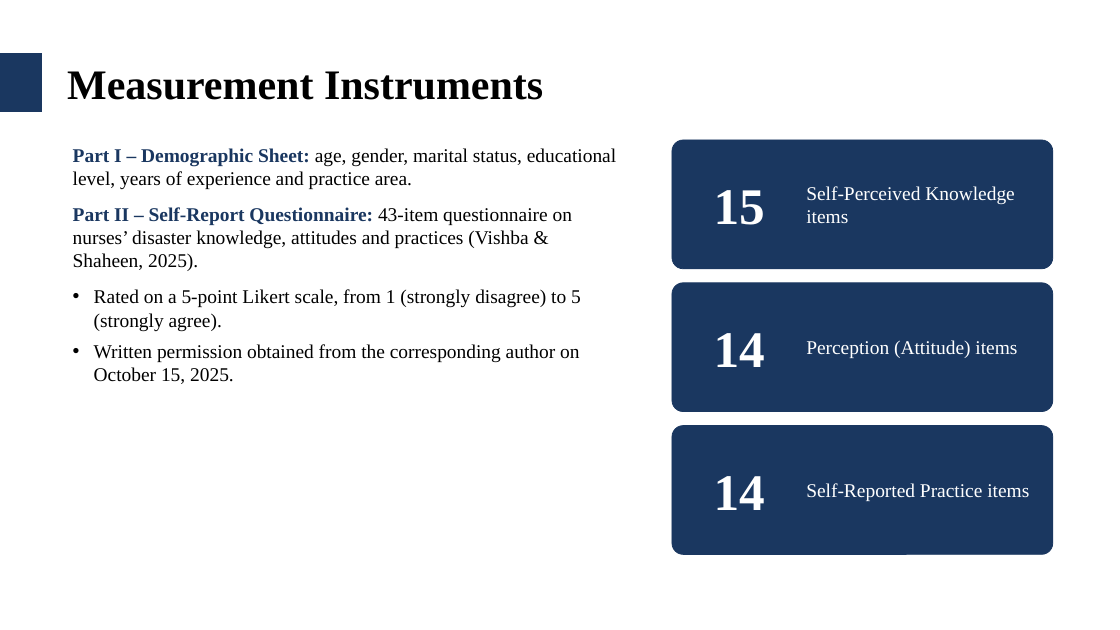
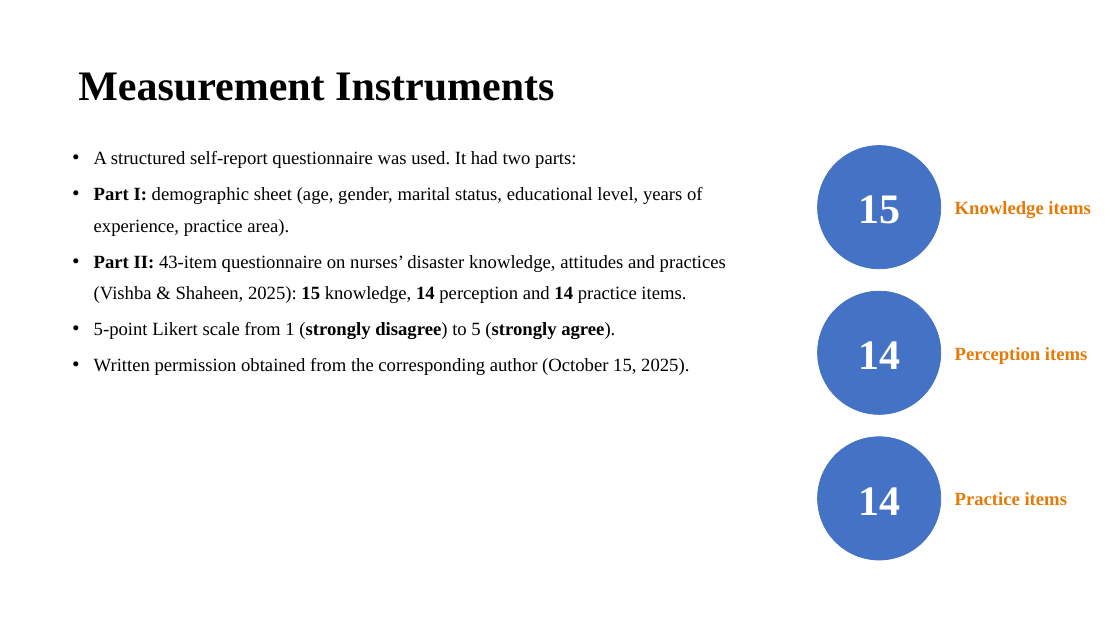
Before and after one commit to alinoshiliabunader-arch/CIPC, a slide deck: slide 16 of Samirah_Alkhaldi_Thesis_Defense.pptx. Drawn at 1120x630 pixels with LibreOffice and Linux fonts; fonts in the diff are those of the drawing; background and template pictures are left out. Boxes give left, top, right and bottom in pixels: in the first picture for what was removed or moved away, otherwise in the second. Text is boxed around its words. In the diff, an @@ line names an element or a change of style, - is before the commit and + after.

```diff
--- a/Samirah_Alkhaldi_Thesis_Defense.pptx
+++ b/Samirah_Alkhaldi_Thesis_Defense.pptx
@@ rectangle removed at [0, 53, 42, 112] @@
@@ text "Measurement Instruments": place and size @@
-text "Measurement Instruments" at [67, 71, 543, 100]
+text "Measurement Instruments" at [78, 72, 554, 101]
@@ text "15": place and size @@
-text "15" at [714, 190, 765, 225]
+text "15" at [858, 195, 900, 224]
@@ ellipse: place and size @@
-ellipse at [672, 140, 1053, 269]
+ellipse at [818, 146, 941, 269]
@@ text at [94, 151, 726, 375]: text changed; size 25 to 24 pt @@
-Part I – Demographic Sheet: age, gender, marital status, educational level, years of experience and practice area.
-Part II – Self-Report Questionnaire: 43-item questionnaire on nurses’ disaster knowledge, attitudes and practices (Vishba & Shaheen, 2025).
-• Rated on a 5-point Likert scale, from 1 (strongly disagree) to 5 (strongly agree).
-• Written permission obtained from the corresponding author on October 15, 2025.
+• A structured self-report questionnaire was used. It had two parts:
+• Part I: demographic sheet (age, gender, marital status, educational level, years of experience, practice area).
+• Part II: 43-item questionnaire on nurses’ disaster knowledge, attitudes and practices (Vishba & Shaheen, 2025): 15 knowledge, 14 perception and 14 practice items.
+• 5-point Likert scale from 1 (strongly disagree) to 5 (strongly agree).
+• Written permission obtained from the corresponding author (October 15, 2025).
@@ text at [955, 201, 1091, 218]: text changed; size 25 to 24 pt; text colour #FFFFFF to #E47B09; bold on @@
-Self-Perceived Knowledge items
+Knowledge items
@@ text "14": place and size @@
-text "14" at [714, 333, 765, 367]
+text "14" at [858, 341, 900, 369]
@@ ellipse: place and size @@
-ellipse at [672, 283, 1053, 412]
+ellipse at [818, 291, 941, 414]
@@ text at [955, 347, 1088, 364]: text changed; size 25 to 24 pt; text colour #FFFFFF to #E47B09; bold on @@
-Perception (Attitude) items
+Perception items
@@ size 66 to 54 pt in 3 elements at [858, 195, 900, 224], [858, 341, 900, 369], [858, 487, 900, 515] @@
@@ text "14": place and size @@
-text "14" at [714, 476, 765, 510]
+text "14" at [858, 487, 900, 515]
@@ rounded rectangle to ellipse; fill #1A3760 to #4472C4; outline #1A3760 1 pt to #4472C4 1 pt in 3 elements at [818, 146, 941, 269], [818, 291, 941, 414], [818, 437, 941, 560] @@
@@ ellipse: place and size @@
-ellipse at [672, 426, 1053, 554]
+ellipse at [818, 437, 941, 560]
@@ text at [955, 492, 1067, 505]: text changed; size 25 to 24 pt; text colour #FFFFFF to #E47B09; bold on @@
-Self-Reported Practice items
+Practice items
```
Also in this commit, not shown: 40 other slides changed, 3 slides added, 2 slides removed.
